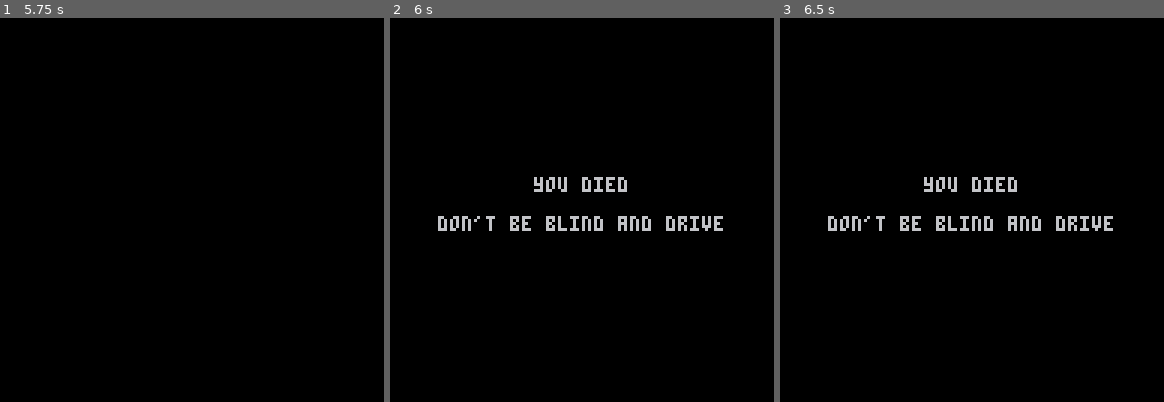
Above: before the commit, frames 1-3 (left to right).
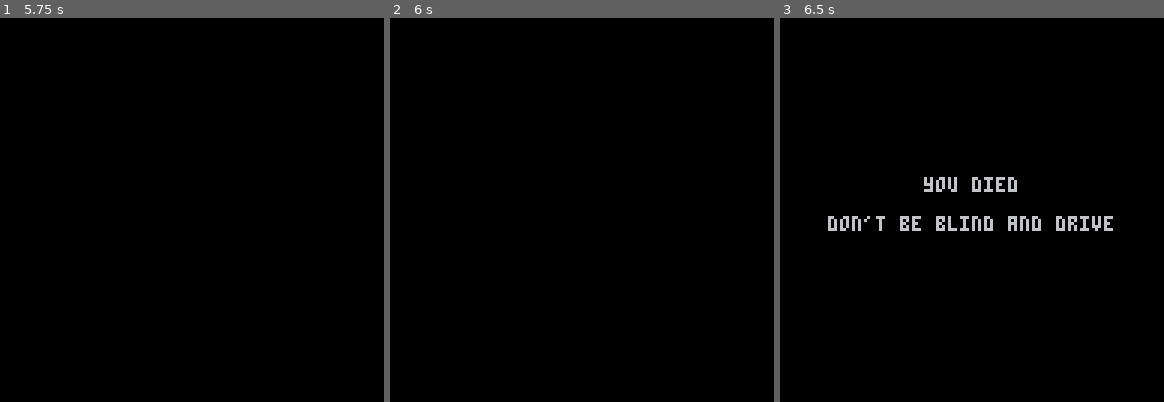
Above: after the commit, the same moments.

Repository: camerondugan/Pico8-Cartridges
Game: PICO-8 cartridge mygames/blind_man_sim.p8
The game is run twice, just before and just after one commit, with the same random seed, the same clock (stepped at 60 frames per second) and the same inputs.
Inputs:
- Up to frame 1 (5.75 s): no input
- Up to frame 2 (6 s): no input
- Up to frame 3 (6.5 s): no input

Frame 1 is identical in both runs. In frame 2, 1.6% of the frame differs, in the area x 12-87%, y 41-56%; in frame 3, nothing differs.

Commit message:
blind-man

Diff:
--- a/mygames/blind_man_sim.p8
+++ b/mygames/blind_man_sim.p8
@@ -1,7 +1,7 @@
 pico-8 cartridge // http://www.pico-8.com
 version 32
 __lua__
- function _draw()
+function _draw()
 	cls()
 	if (t()<5) then
 			sfx(0)
@@ -9,9 +9,9 @@
 		sfx(1)
 	end
 	s="you died"
-	if (t()>6) print(s,64-2*#s,53)
+	if (t()>6.5) print(s,64-2*#s,53)
 	s="don't be blind and drive"
-	if (t()>6) print(s,64-2*#s,66)
+	if (t()>6.5) print(s,64-2*#s,66)
 end
 __gfx__
 00000000000000000000000000000000000000000000000000000000000000000000000000000000000000000000000000000000000000000000000000000000
